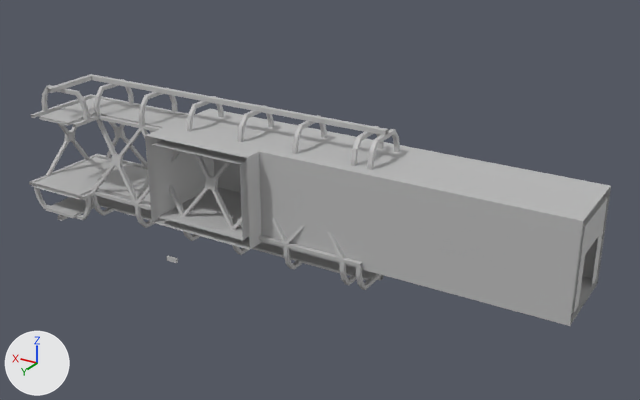
One commit to the FBX model Maya Project Files/Env/Exports/Skybridge/Skybridge_01_SM_Low.fbx: the scene before it, then after it.
Rendered twice from a 50 mm lens placed at (-17.0, 34.1, 18.6), pointed at (3.7, -0.5, 1.3). Lighting does not change. The marker at lower left points along +X, +Y and +Z. Where no turn or scale is listed for an object, it has been applied to the vertices.

Names of what the first picture shows: 'ButtomSupport', 'GratedSide2', 'Skybridge_Security_LF_geo', 'TopSupport2', 'gratedfloor', 'gratedfloorsmall1', 'gratedfloorsmall2'.
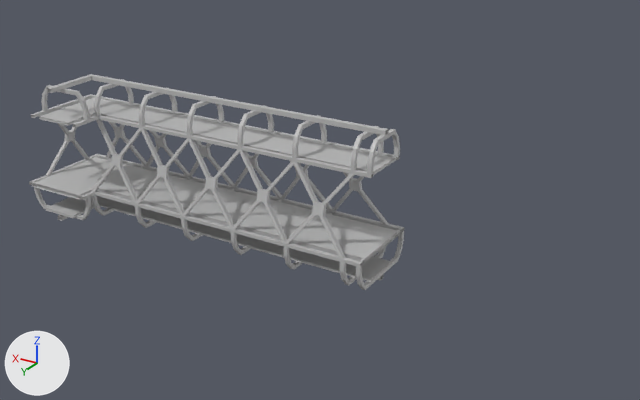
Where the change shows, as pixel boxes [x1, y1, x2, y2] in the pictures (640 x 400 px):
'Skybridge_Security_LF_geo', deleted
    before: [145, 108, 611, 326]
'STICK', deleted
    before: [167, 256, 178, 263]
'gratedfloorsmall1', unchanged, uncovered by the edit
    before: [39, 97, 188, 127]
    after: [39, 97, 394, 172]
'TopSupport', unchanged, uncovered by the edit
    before: [73, 115, 162, 131]
    after: [73, 115, 373, 178]
'GratedSide', unchanged, uncovered by the edit
    before: [32, 156, 361, 262]
    after: [32, 156, 401, 265]
'BottomSupport', unchanged, uncovered by the edit
    before: [29, 154, 148, 185]
    after: [29, 154, 404, 232]

The edits, one by one:
Object 'Skybridge_Security_LF_geo' (ob_skybridge_security_lf_geo) is deleted.
Object 'STICK' (ob_stick) is deleted.
